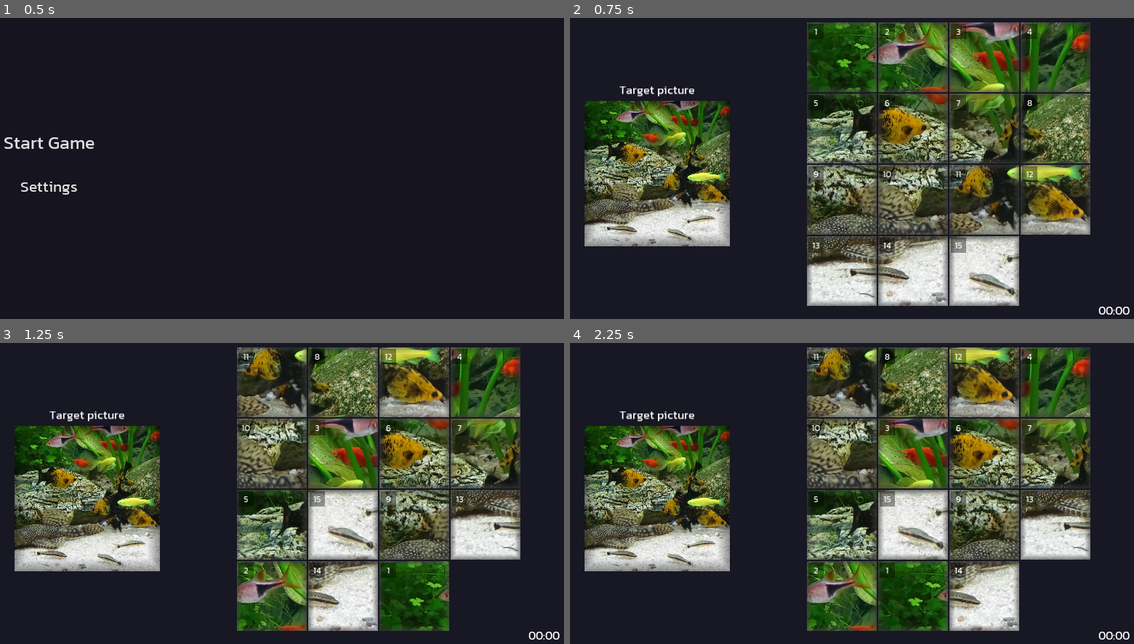
Above: before the commit, frames 1-4 (two rows, left to right).
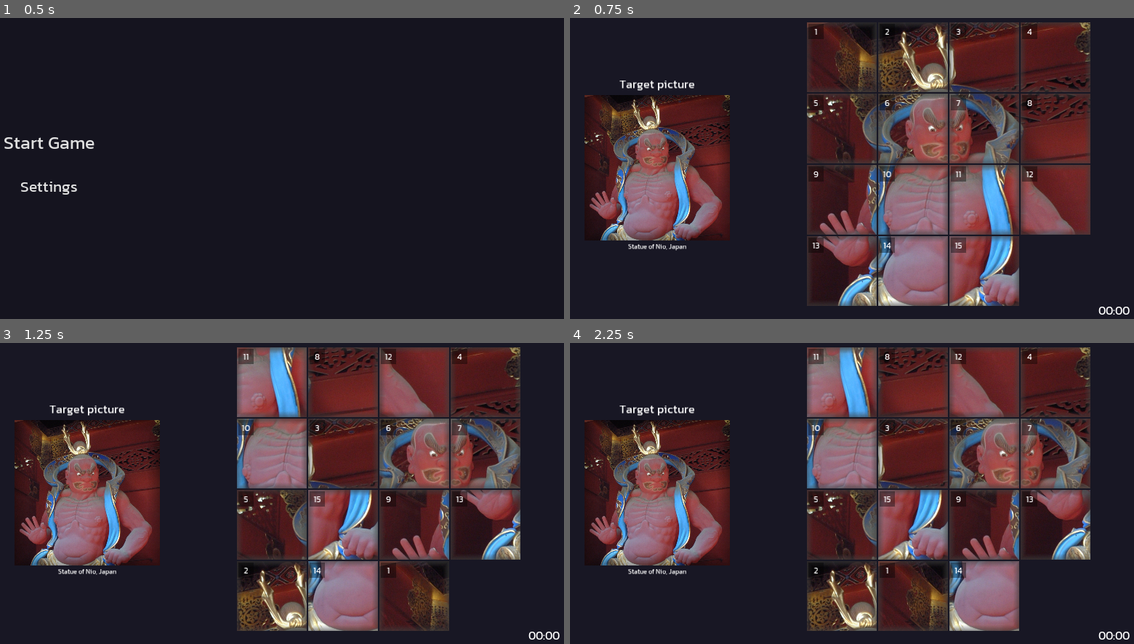
Above: after the commit, the same moments.

Repository: Yatchanek/PicturePuzzle
Game: Godot game, scene res://scenes/game_world.tscn
The game is run twice, just before and just after one commit, with the same random seed, the same clock (stepped at 60 frames per second) and the same inputs. Sound files missing from this copy of the repository are replaced by a short silence.
Inputs (mouse positions are in pixels of both pictures, inside the frame that each line leads up to):
- Up to frame 1 (0.5 s): no input
- Up to frame 2 (0.75 s): click "Start Game" at 0.5 s
- Up to frame 3 (1.25 s): no input
- Up to frame 4 (2.25 s): tap Enter at 1.25 s; move the mouse to (976, 472) at 1.27 s; tap P at 1.35 s; click (976, 472) at 1.42 s; click "OK" at 2 s

Frame 1 is identical in both runs. In frame 2, 54% of the frame differs, in the area x 2-93%, y 1-96%; in frame 3, 54%; in frame 4, 54%.

Commit message:
Second Version

Diff:
--- /dev/null
+++ b/assets/fonts/font_18.tres
@@ -0,0 +1,8 @@
+[gd_resource type="DynamicFont" load_steps=2 format=2]
+
+[ext_resource path="res://assets/fonts/Kanit-Regular.ttf" type="DynamicFontData" id=1]
+
+[resource]
+size = 18
+use_filter = true
+font_data = ExtResource( 1 )
--- a/scenes/game_world.tscn
+++ b/scenes/game_world.tscn
@@ -22,9 +22,9 @@
 
 [node name="HUD" parent="." instance=ExtResource( 1 )]
 
-[node name="GameLayer" type="CanvasLayer" parent="."]
+[node name="PictureContainer" type="Node2D" parent="."]
 
-[node name="PictureContainer" type="Node2D" parent="GameLayer"]
+[node name="FireworkLayer" type="CanvasLayer" parent="."]
 
 [node name="Light2D" type="Light2D" parent="."]
 visible = false
--- a/scenes/reference_control.tscn
+++ b/scenes/reference_control.tscn
@@ -1,7 +1,8 @@
-[gd_scene load_steps=3 format=2]
+[gd_scene load_steps=4 format=2]
 
 [ext_resource path="res://assets/fonts/font_32.tres" type="DynamicFont" id=1]
 [ext_resource path="res://assets/misc/frame_big.png" type="Texture" id=2]
+[ext_resource path="res://assets/fonts/font_18.tres" type="DynamicFont" id=3]
 
 [node name="ReferenceControl" type="VBoxContainer"]
 anchor_bottom = 1.0
@@ -12,9 +13,9 @@
 }
 
 [node name="Label" type="Label" parent="."]
-margin_top = 223.0
+margin_top = 207.0
 margin_right = 400.0
-margin_bottom = 272.0
+margin_bottom = 256.0
 custom_fonts/font = ExtResource( 1 )
 text = "Target picture"
 align = 1
@@ -23,9 +24,9 @@
 }
 
 [node name="Reference" type="TextureRect" parent="."]
-margin_top = 276.0
+margin_top = 260.0
 margin_right = 400.0
-margin_bottom = 676.0
+margin_bottom = 660.0
 rect_min_size = Vector2( 400, 400 )
 expand = true
 stretch_mode = 6
@@ -34,3 +35,12 @@
 modulate = Color( 0, 0, 0, 0.392157 )
 texture = ExtResource( 2 )
 centered = false
+
+[node name="InfoLabel" type="Label" parent="."]
+margin_top = 664.0
+margin_right = 400.0
+margin_bottom = 692.0
+grow_horizontal = 2
+custom_fonts/font = ExtResource( 3 )
+text = "Battle of Grunwald by Jan Matejko"
+align = 1
--- a/scripts/game_world.gd
+++ b/scripts/game_world.gd
@@ -1,16 +1,18 @@
 extends Node2D
 
 var firework_scene = preload("res://scenes/fireworks.tscn")
-
-onready var picture_container : Node = $GameLayer/PictureContainer
+var tile_scene : PackedScene = preload("res://scenes/tile.tscn")
+
+onready var picture_container : Node = $PictureContainer
 onready var reference : Node = $HUD/UIControl/ReferenceContainer/ReferenceControl/Reference
 onready var reference_container : Node = $HUD/UIControl/ReferenceContainer
 onready var tween : Node = $Tween
 onready var next_quit_buttons : Node = $HUD/UIControl/NextQuitButtonContainer
 onready var hud : Node = $HUD/UIControl
 onready var grid = $Grid
-
-var tile_scene : PackedScene = preload("res://scenes/tile.tscn")
+onready var info_label = $HUD/UIControl/ReferenceContainer/ReferenceControl/InfoLabel
+onready var firework_layer = $FireworkLayer
+
 
 signal game_ended
 signal game_started
@@ -19,7 +21,7 @@
 var can_move : bool
 var game_won : bool
 var current_picture : int
-var previous_default_picture : int
+var previous_pictures : Array
 var previous_custom_picture : int
 var start_time : int
 var current_time : int
@@ -30,16 +32,20 @@
 	if event is InputEventKey:
 		if event.is_pressed():
 			if event.scancode == KEY_P:
-				paused_time = current_time
-				set_process(false)
-				hud.settings_panel.popup()
-			if event.scancode == KEY_ESCAPE:
+				if !hud.settings_panel.visible:
+					paused_time = current_time
+					set_process(false)
+					hud.settings_panel.popup()
+				else:
+					hud.settings_panel.hide()
+					restart_time = OS.get_unix_time()
+					set_process(true)
+			if event.scancode == KEY_ESCAPE and can_move:
 				if hud.title_screen.visible:
 					get_tree().quit()
 				else:
-					hud.title_screen.show()
-					reference_container.hide()
-					next_quit_buttons.hide()
+					hud.return_to_menu()
+					set_process(false)
 					clear_board()
 
 	elif event is InputEventMouseButton:
@@ -88,20 +94,21 @@
 		tile.queue_free()
 
 	randomize()
-	var img
-	if Globals.use_custom_pictures and Globals.custom_pictures.size() > 0:
-		if randf() < 0.000005:
-			img = load_default_image()
-		else:
-			img = load_custom_image()
-	else:
-		img = load_default_image()
+	var img = load_default_image()
+#	if Globals.use_custom_pictures and Globals.custom_pictures.size() > 0:
+#		if randf() < 0.000005:
+#			img = load_default_image()
+#		else:
+#			img = load_custom_image()
+#		pass
+#	else:
 
 	var w : int = clamp(img.get_width(), 0, 768)
 	var h : int = clamp(img.get_height(), 0, 768)
 
 	create_tiles(img, Globals.GRID_SIZE)
 	picture_container.position = Vector2((1600 - w - Globals.GRID_SIZE * Globals.GAP) / 2.0,  (900 - h - Globals.GRID_SIZE * Globals.GAP) / 2.0)
+
 	emit_signal("game_started")
 	game_won = false
 	next_quit_buttons.hide()
@@ -115,30 +122,33 @@
 func load_default_image():
 	randomize()
 	current_picture = randi() % Globals.default_pictures.size()
-	while current_picture == previous_default_picture:
+	while previous_pictures.has(current_picture):
 		current_picture = randi() % Globals.default_pictures.size()
-	previous_default_picture = current_picture
+	previous_pictures.push_back(current_picture)
+	if previous_pictures.size() > 5:
+		previous_pictures.pop_front()
 	var img = load(Globals.default_pictures[current_picture])
+	info_label.text = Globals.captions[current_picture]
 	return img
 
-func load_custom_image():
-	randomize()
-	current_picture = randi() % Globals.custom_pictures.size()
-	while current_picture == previous_default_picture:
-		current_picture = randi() % Globals.custom_pictures.size()
-
-	var img = Image.new()
-	img.load(Globals.custom_pictures[current_picture])
-
-	var tex = ImageTexture.new()
-	tex.create_from_image(img)
-	var min_size = min(tex.get_width(), tex.get_height())
-
-	var atlas_tex = AtlasTexture.new()
-	atlas_tex.atlas = tex
-	atlas_tex.region = Rect2(0, 0, min_size, min_size)
-
-	return atlas_tex
+#func load_custom_image():
+#	randomize()
+#	current_picture = randi() % Globals.custom_pictures.size()
+#	while current_picture == previous_default_picture:
+#		current_picture = randi() % Globals.custom_pictures.size()
+#
+#	var img = Image.new()
+#	img.load(Globals.custom_pictures[current_picture])
+#
+#	var tex = ImageTexture.new()
+#	tex.create_from_image(img)
+#	var min_size = min(tex.get_width(), tex.get_height())
+#
+#	var atlas_tex = AtlasTexture.new()
+#	atlas_tex.atlas = tex
+#	atlas_tex.region = Rect2(0, 0, min_size, min_size)
+#
+#	return atlas_tex
 
 func create_tiles(image : Texture, grid_size : int):
 	var tile_width = floor(clamp(image.get_width(), 0, 768) / grid_size)
@@ -187,7 +197,7 @@
 func launch_fireworks():
 	for _i in range (10 + randi() % 5):
 		var firework = firework_scene.instance()
-		picture_container.add_child(firework)
+		firework_layer.add_child(firework)
 		firework.global_position.x = rand_range(100, get_viewport().size.x - 100)
 		firework.global_position.y = rand_range(100, get_viewport().size.y - 100)
 		firework.emitting = true
@@ -218,7 +228,6 @@
 	set_process(true)
 	can_move = true
 
-
 func _on_Settings_popup_hide():
 	if Globals.game_in_progress:
 		restart_time = OS.get_unix_time()
--- a/scripts/globals.gd
+++ b/scripts/globals.gd
@@ -11,6 +11,14 @@
 "res://assets/pictures/picture_11.jpg", "res://assets/pictures/picture_12.jpg",
 ]
 var custom_pictures = []
+
+var captions = [
+	"Statue of Nio, Japan", "Waterfall in Japan", "\"Mona Lisa\" by Leonardo da Vinci, ca. 1503-1506",
+	"City Hall in Poznan, Poland", "Pansy flower", "\"Great Wave off Kanagawa\" \nby Katsushika Hokusai, ca. 1830",
+	"Fokker Dr.I", "Freshwater fish tank", "Pearl gourami", "Ancistrus fish",
+	"\"Union of Lublin\" by Jan Matejko, 1869 ", "\"Battle of Grunwald\" by Jan Matejko, 1878",
+	"\"The Scream\" by Edvard Munch, 1893"
+]
 
 var display_hints = true
 var display_reference = true
--- a/scripts/ui_control.gd
+++ b/scripts/ui_control.gd
@@ -14,6 +14,7 @@
 onready var title_screen = $TitleScreen
 onready var next_quit_buttons = $NextQuitButtonContainer
 onready var reference_container = $ReferenceContainer
+onready var info_label = $ReferenceContainer/ReferenceControl/InfoLabel
 
 signal next_picture
 signal quit_to_menu
@@ -24,9 +25,17 @@
 func reset_time_label():
 	time_label.text = "00:00"
 
+func return_to_menu():
+	reset_time_label()
+	reference_container.hide()
+	next_quit_buttons.hide()
+	time_label.hide()
+	title_screen.show()
+
 func _on_StartGameButton_pressed():
 	title_screen.hide()
 	time_label.show()
+	info_label.show()
 	Globals.start()
 
 
@@ -90,4 +99,5 @@
 	emit_signal("quit_to_menu")
 	next_quit_buttons.hide()
 	reference_container.hide()
+	info_label.hide()
 	title_screen.show()
Binary file added: assets/pictures/picture_13.jpg
